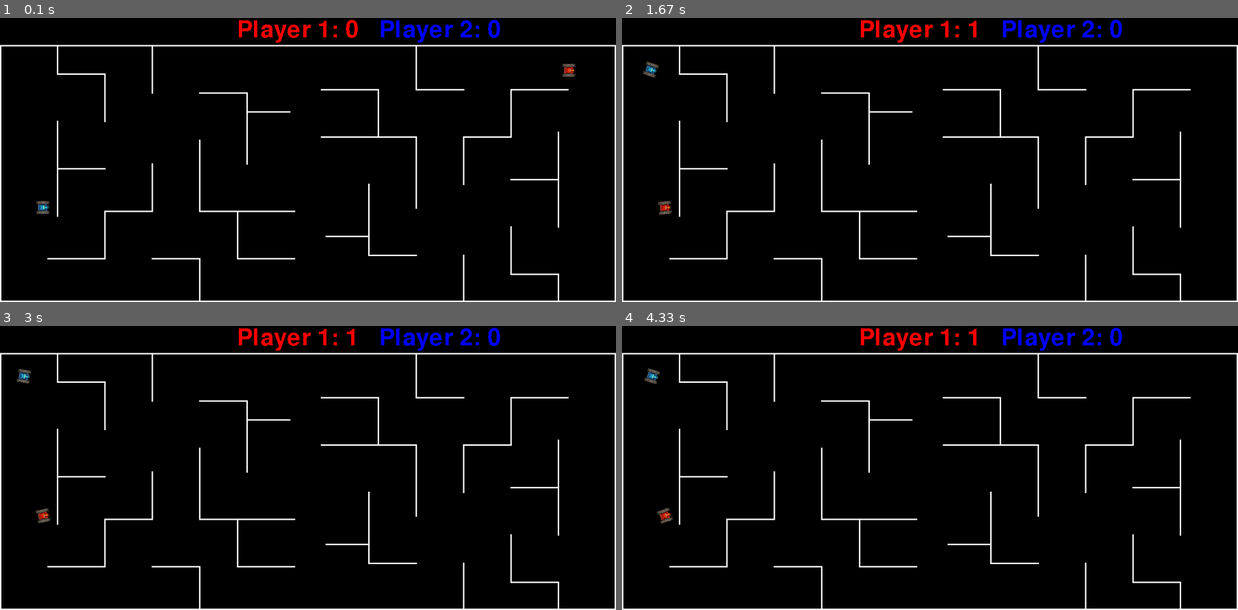
Above: before the commit, frames 1-4 (two rows, left to right).
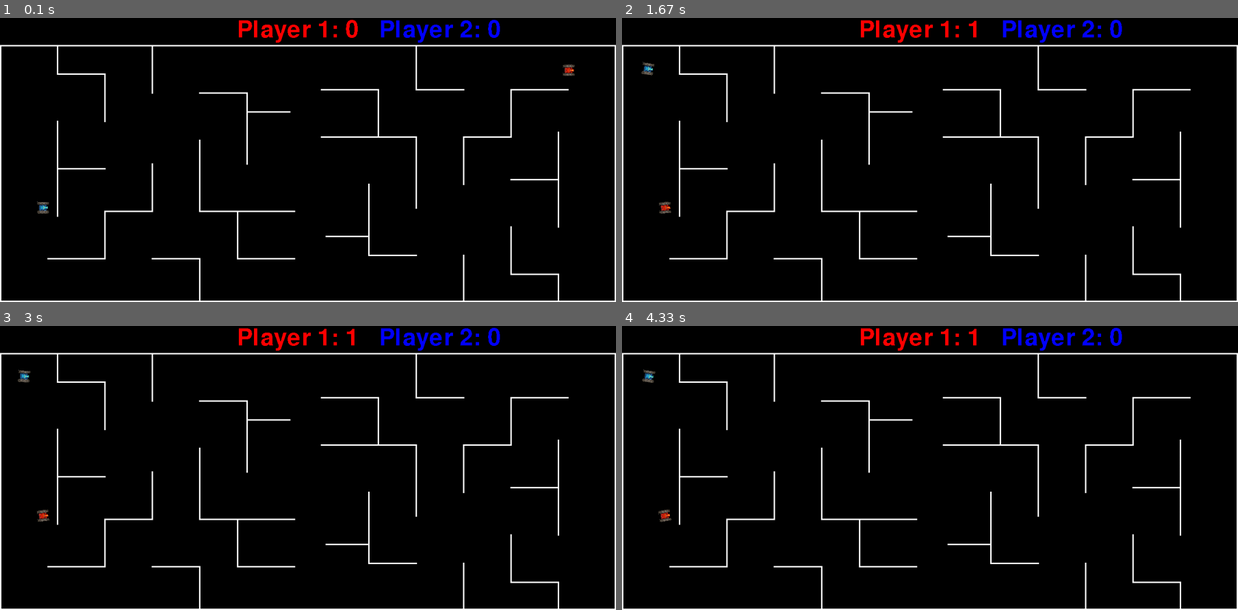
Above: after the commit, the same moments.

Repository: SkullinTheJar/ExamProgram
Game: pygame game, started from main.py
The game is run twice, just before and just after one commit, with the same random seed, the same clock (stepped at 60 frames per second) and the same inputs.
Inputs:
- Up to frame 1 (0.1 s): no input
- Up to frame 2 (1.67 s): tap M at 0.33 s; hold Right 0.67-1.13 s; tap F at 0.73, 1.03, 1.23, 1.57 s; tap T at 0.82 s; hold Up 1.17-1.47 s; tap G at 1.32 s; hold Right from 1.5 s (still down)
- Up to frame 3 (3 s): tap F at 1.87, 2.07, 2.37, 2.63, 2.97 s; release Right at 1.97 s; hold Left 2-2.53 s; tap T at 2.15 s; hold Down 2.57-2.87 s; tap G at 2.72 s; hold Left from 2.9 s (still down)
- Up to frame 4 (4.33 s): tap F at 3.27, 3.4, 3.8, 4.1 s; release Left at 3.3 s; hold Up 3.33-3.7 s; tap T at 3.48 s; hold Right from 3.73 s (still down); tap G at 3.88 s

The runs differ from the first frame. In frame 1, 0.1% of the frame differs, in the area x 5-94%, y 16-70%; in frame 2, 0.1%; in frame 3, 0.1%; in frame 4, 0.2%, in the area x 3-9%, y 14-70%.

Commit message:
small changes

Diff:
--- a/main.py
+++ b/main.py
@@ -91,6 +91,7 @@
         self.angle = 0
         self.rotate()
         self.upgradeCounter = 0
+        self.upgrade = None
 
 class Projectile(pygame.sprite.Sprite):
     def __init__(self, coords, radius, color, screen, length):
@@ -102,7 +103,7 @@
         self.image = pygame.Surface((radius * 2, radius * 2)).convert()
         pygame.draw.circle(self.image, color, (radius, radius), radius)
         self.rect = self.image.get_rect()
-        self.rect.center = self.coords = coords
+        self.rect.center = self.coords = self.prevCoords = coords
         self.spawned = False
         self.subProj = None
 
@@ -125,7 +126,7 @@
         self.timer = timer
         self.player = player
         self.projUpgrade = player.upgrade
-        if player.upgrade == 'passWall':
+        if self.projUpgrade == 'passWall':
             self.player.upgradeCounter -= 1
 
     def update(self):
@@ -154,12 +155,10 @@
     def __init__(self, coords, radius, color, screen, length, proj):
         super().__init__(coords, radius, color, screen, length)
         self.proj = proj
-        self.screen = screen
 
     def update(self):
         super().update()
-        self.coords = self.proj.prevCoords
-        self.rect.center = self.coords
+        self.coords = self.rect.center = self.proj.prevCoords
         self.screen.blit(self.image, self.rect)
 
 class Wall(pygame.sprite.Sprite):
@@ -192,24 +191,23 @@
         self.image.set_colorkey((0, 0, 0))
         self.mask = pygame.mask.from_surface(self.image)
         self.rect = self.image.get_rect()
-        print(coords)
         self.rect.center = coords
         self.upType = upType
 
 class Game:
-    def __init__(self, size, laserLength = 10, cooldown = 500):
+    def __init__(self, size, laserLength = 20, cooldown = 500):
         self.size = size
-        self.laserSound = pygame.mixer.Sound('C:/Users/andre/OneDrive - AARHUS TECH/Programmering/ExamProgram/laserShotSound.wav')
-        self.laserBounceSound = pygame.mixer.Sound('C:/Users/andre/OneDrive - AARHUS TECH/Programmering/ExamProgram/laserBounceSound.wav')
-        self.explosionSound = pygame.mixer.Sound('C:/Users/andre/OneDrive - AARHUS TECH/Programmering/ExamProgram/explosionSound.wav')
+        #self.laserSound = pygame.mixer.Sound('C:/Users/andre/OneDrive - AARHUS TECH/Programmering/ExamProgram/laserShotSound.wav')
+        #self.laserBounceSound = pygame.mixer.Sound('C:/Users/andre/OneDrive - AARHUS TECH/Programmering/ExamProgram/laserBounceSound.wav')
+        #self.explosionSound = pygame.mixer.Sound('C:/Users/andre/OneDrive - AARHUS TECH/Programmering/ExamProgram/explosionSound.wav')
         self.laserLength = laserLength
         self.cooldown = cooldown
         self.lastShot = -cooldown
         self.screen = pygame.display.set_mode(size)
-        self.player1 = Player(1, (0, 0), 0.6, 0.5, 'C:/Users/andre/OneDrive - AARHUS TECH/Programmering/ExamProgram/red tank.png', size)
-        self.player2 = Player(2, (0, 0), 0.6, 0.5, 'C:/Users/andre/OneDrive - AARHUS TECH/Programmering/ExamProgram/blue tank.png', size)
-        #self.player1 = Player(1, (650, 300), 0.5, 0.5, 'C:/Users/WaffleFlower/Desktop/Skole/Programmering/ExamProgram/red_tank_exp_v2.png')
-        #self.player2 = Player(2, (300, 300), 0.5, 0.5, 'C:/Users/WaffleFlower/Desktop/Skole/Programmering/ExamProgram/blue_tank_exp.png')
+        #self.player1 = Player(1, (0, 0), 0.6, 0.5, 'C:/Users/andre/OneDrive - AARHUS TECH/Programmering/ExamProgram/red tank.png', size)
+        #self.player2 = Player(2, (0, 0), 0.6, 0.5, 'C:/Users/andre/OneDrive - AARHUS TECH/Programmering/ExamProgram/blue tank.png', size)
+        self.player1 = Player(1, (0, 0), 0.25, 0.25, 'C:/Users/WaffleFlower/Desktop/Skole/Programmering/ExamProgram/red_tank_exp_v2.png', size)
+        self.player2 = Player(2, (0, 0), 0.25, 0.25, 'C:/Users/WaffleFlower/Desktop/Skole/Programmering/ExamProgram/blue_tank_exp.png', size)
         self.players = pygame.sprite.Group(self.player1, self.player2)
         self.fixPlayerSpawn()
         self.lasers = pygame.sprite.Group()
@@ -259,11 +257,11 @@
         if pygame.time.get_ticks() > self.lastShot + self.cooldown:
             if keys[pygame.K_q]:
                 self.lasers.add(LeadProj(updateCoords(20, self.player1.angle, self.player1.coords), 2, (0, 255, 0), self.screen, self.laserLength, 1.25, self.player1.angle, self.player1))
-                self.laserSound.play()
+                #self.laserSound.play()
                 self.lastShot = pygame.time.get_ticks()
             if keys[pygame.K_m]:
                 self.lasers.add(LeadProj(updateCoords(20, self.player2.angle, self.player2.coords), 2, (0, 255, 0), self.screen, self.laserLength, 1.25, self.player2.angle, self.player2))
-                self.laserSound.play()
+                #self.laserSound.play()
                 self.lastShot = pygame.time.get_ticks()
 
         self.collideGroups(self.players, self.walls, 'player-wall')
@@ -284,13 +282,13 @@
                     sprite.collide()
                 if resultType == 'laser-wall':
                     sprite.wallCollide(collisions[sprite][0])
-                    self.laserBounceSound.play()
+                    #self.laserBounceSound.play()
                 if resultType == 'laser-player':
                     if collisions[sprite][0] == self.player1:
                         self.p2score += 1
                     if collisions[sprite][0] == self.player2:
                         self.p1score += 1
-                    self.explosionSound.play()
+                    #self.explosionSound.play()
                     sprite.kill()
                     self.reset()
                 if resultType == 'player-player':
